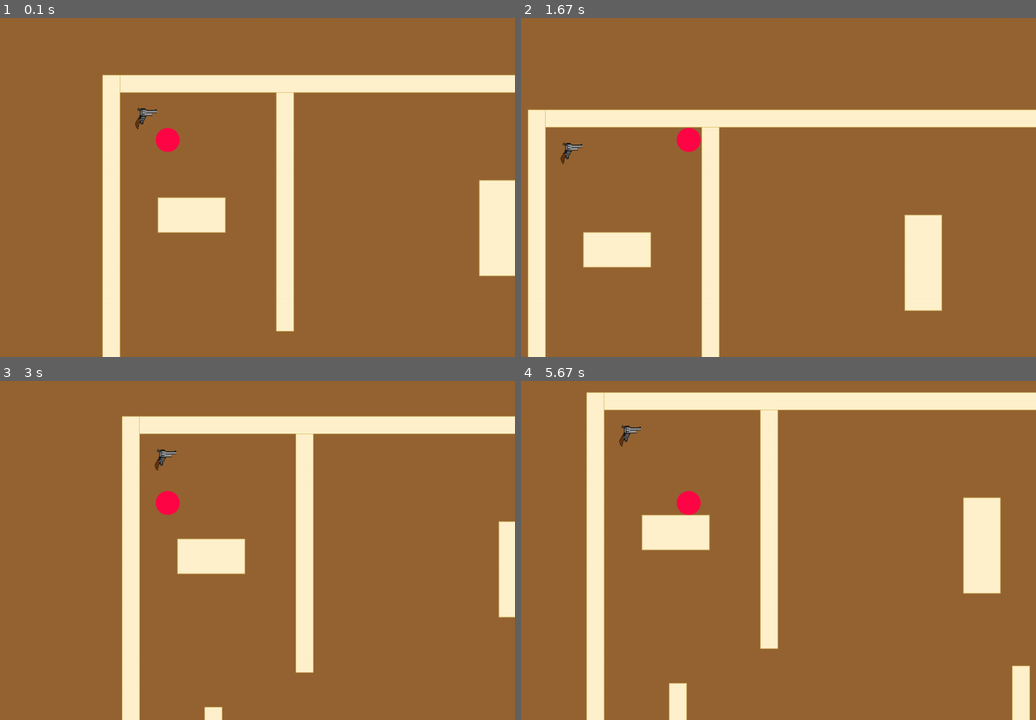
Above: before the commit, frames 1-4 (two rows, left to right).
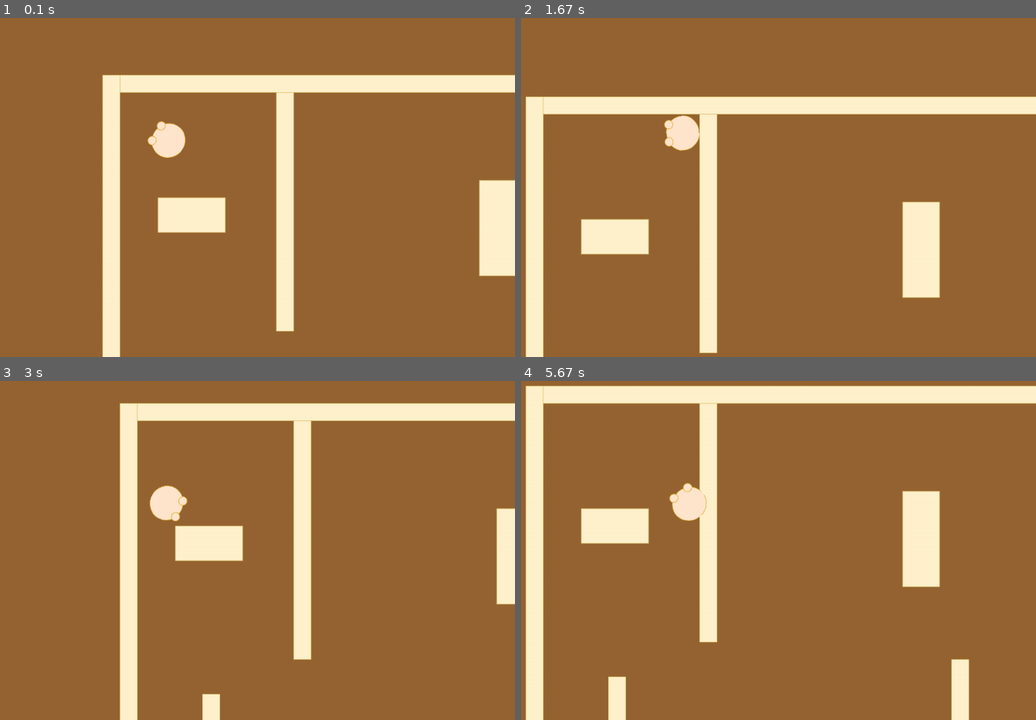
Above: after the commit, the same moments.

Repository: easonoob/pygame-monster-battle
Game: pygame game, started from main.py
Two runs of this game, one before a commit and one after it. Both use one fixed random seed, a clock stepped at 60 frames per second and the inputs below.
Inputs (mouse positions are in pixels of both pictures, inside the frame that each line leads up to):
- Up to frame 1 (0.1 s): no input
- Up to frame 2 (1.67 s): hold F 0.33-0.8 s; hold D 0.33-0.8 s; move the mouse to (665, 160) at 0.37 s; hold D 0.83-1.3 s; move the mouse to (912, 129) at 0.87 s; hold W 1.33-1.63 s; move the mouse to (521, 143) at 1.37 s
- Up to frame 3 (3 s): hold D 1.67-2.13 s; move the mouse to (outside the picture) at 1.7 s; hold A 2.17-2.7 s; move the mouse to (outside the picture) at 2.2 s; hold S from 2.73 s (still down); move the mouse to (247, 540) at 2.77 s
- Up to frame 4 (5.67 s): release S at 3.03 s; hold A 3.07-3.47 s; move the mouse to (outside the picture) at 3.1 s; hold W 3.5-3.87 s; move the mouse to (outside the picture) at 3.53 s; hold D 3.9-4.53 s; move the mouse to (696, 547) at 3.93 s; hold S 4.57-4.93 s; move the mouse to (665, 428) at 4.6 s; hold A 4.97-5.43 s; move the mouse to (866, 570) at 5 s; hold D from 5.47 s (still down); move the mouse to (outside the picture) at 5.5 s

The runs differ from the first frame. In frame 1, 0.7% of the frame differs, in the area x 26-36%, y 26-42%; in frame 2, 12%; in frame 3, 10%; in frame 4, 24%, in the area x 0-100%, y 1-100%.

Commit message:
added weapons

Diff:
--- a/main.py
+++ b/main.py
@@ -16,8 +16,8 @@
     clock = pygame.time.Clock()
 
     # Initialize game components
-    player = Player(screen, 50, 50, 'player.png')
-    weapons = WeaponGroup(screen)
+    player = Player(screen, 150, 150, 'player_fists1.png')
+    weapons = WeaponGroup(screen, screen_width*2, screen_height*2)
     obstacles = ObstacleGroup(screen, 'obstacles.png')
 
     # Game loop
@@ -27,8 +27,9 @@
             if event.type == pygame.QUIT:
                 running = False
 
-        # Update game components
-        player.update(pygame.key.get_pressed(), obstacles)
+        keys = pygame.key.get_pressed()
+        player.update(keys, obstacles, weapons)
+
         weapons.update()
         obstacles.update()
 
@@ -38,8 +39,9 @@
 
         # Draw everything relative to the offset
         obstacles.draw(offset_x, offset_y)
+        weapons.draw(offset_x, offset_y)
+        player.update_direction(obstacles, offset_x, offset_y)
         player.draw(offset_x, offset_y)
-        weapons.draw(offset_x, offset_y)
 
         pygame.display.flip()
         clock.tick(100)
--- a/src/player.py
+++ b/src/player.py
@@ -1,19 +1,24 @@
 import pygame
 import os
+import math
 
 class Player(pygame.sprite.Sprite):
     def __init__(self, screen, x, y, image_file):
         super().__init__()
         self.screen = screen
-        self.image = pygame.image.load(os.path.join('assets', image_file)).convert_alpha()
-        self.image = pygame.transform.scale(self.image, (80, 60))  # Scale down the image
+        self.base_image = pygame.image.load(os.path.join('assets', image_file)).convert_alpha()
+        self.base_image = pygame.transform.scale(self.base_image, (80, 80))  # Scale down the image
+        self.weapon_image = pygame.image.load(os.path.join('assets', 'player_weapon.png')).convert_alpha()
+        self.weapon_image = pygame.transform.scale(self.weapon_image, (80, 140))  # Scale down the image
+        self.image = self.base_image
+        self.original_image = self.image
         self.rect = self.image.get_rect(center=(x, y))
-        self.rect.x += 100
-        self.rect.y += 100
         self.mask = pygame.mask.from_surface(self.image)  # Create a mask for the player
         self.alive = True
+        self.weapon = None
+        self.center_offset = 20
 
-    def update(self, keys, obstacles):
+    def update(self, keys, obstacles, weapons):
         original_rect = self.rect.copy()  # Store the original position
         speed = 5
         if keys[pygame.K_w]:
@@ -29,6 +34,34 @@
             self.rect.x += speed
             original_rect = self.check_collision(obstacles, original_rect)
 
+        # Check for weapon pickup
+        if keys[pygame.K_f]:
+            for weapon in weapons.weapons:
+                if pygame.sprite.collide_rect(self, weapon):
+                    self.weapon = weapon
+                    weapons.weapons.remove(weapon)
+                    self.image = self.weapon_image
+                    self.mask = pygame.mask.from_surface(self.image)
+                    self.original_image = self.weapon_image
+                    break
+
+    def update_direction(self, obstacles, offset_x, offset_y):
+        original_rect = self.rect.copy()  # Store the original position
+        mouse_x, mouse_y = pygame.mouse.get_pos()
+
+        # Calculate the angle to the mouse
+        dx = mouse_x - self.rect.centerx - offset_x
+        dy = mouse_y - self.rect.centery - offset_y
+        angle = math.degrees(math.atan2(-dy, dx)) - 90  # atan2 returns angle in radians
+        print(dx, dy, angle)
+        # Rotate the image
+        self.image = pygame.transform.rotate(self.original_image, angle)
+        self.rect = self.image.get_rect(center=self.rect.center)
+        original_rect = self.check_collision(obstacles, original_rect)
+
+        # Adjust the center downwards
+        # self.rect.centery += self.center_offset if self.weapon is not None else 0
+
     def check_collision(self, obstacles, original_rect):
         if pygame.sprite.collide_mask(self, obstacles.obstacle_map):
             self.rect = original_rect
--- a/src/weapons.py
+++ b/src/weapons.py
@@ -1,28 +1,81 @@
 import pygame
 import os
+import random
+import math
+
+class Bullet(pygame.sprite.Sprite):
+    def __init__(self, screen, start_x, start_y, target_pos):
+        super().__init__()
+        self.screen = screen
+        self.image = pygame.Surface((5, 5))  # Small bullet
+        self.image.fill((255, 255, 255))  # White color
+        self.rect = self.image.get_rect(center=(start_x, start_y))
+        self.speed = 10  # Pixels per frame
+
+        # Calculate trajectory
+        x_diff = target_pos[0] - start_x
+        y_diff = target_pos[1] - start_y
+        distance = math.hypot(x_diff, y_diff)
+        self.dx = self.speed * x_diff / distance
+        self.dy = self.speed * y_diff / distance
+
+    def update(self):
+        # Move bullet
+        self.rect.x += self.dx
+        self.rect.y += self.dy
+
+        # Remove bullet if it goes off screen
+        if (self.rect.x < 0 or self.rect.x > self.screen.get_width() or
+                self.rect.y < 0 or self.rect.y > self.screen.get_height()):
+            self.kill()
+
+    def draw(self, offset_x, offset_y):
+        self.screen.blit(self.image, (self.rect.x + offset_x, self.rect.y + offset_y))
 
 class Weapon(pygame.sprite.Sprite):
     def __init__(self, screen, x, y):
         super().__init__()
         self.screen = screen
         self.image = pygame.image.load(os.path.join('assets', 'weapon.png')).convert_alpha()
-        self.image = pygame.transform.scale(self.image, (50, 50))
+        self.image = pygame.transform.scale(self.image, (70, 50))
         self.rect = self.image.get_rect(center=(x, y))
+        self.shooting = False
+        self.last_shot_time = 0
+
+    def update(self, player_pos, mouse_pos):
+        # Calculate angle to point towards the mouse
+        x_diff = mouse_pos[0] - player_pos[0]
+        y_diff = mouse_pos[1] - player_pos[1]
+        angle = math.degrees(math.atan2(-y_diff, x_diff))
+        self.image = pygame.transform.rotate(self.original_image, -angle)
+        self.rect = self.image.get_rect(center=self.rect.center)
+
+        # Position the weapon in front of the player
+        distance_from_player = 40  # adjust this value as needed
+        self.rect.centerx = player_pos[0] + distance_from_player * math.cos(math.radians(angle))
+        self.rect.centery = player_pos[1] - distance_from_player * math.sin(math.radians(angle))
+
+    def draw(self, offset_x, offset_y):
+        self.screen.blit(self.image, (self.rect.x + offset_x, self.rect.y + offset_y))
+
+    def shoot(self, bullets, mouse_pos):
+        now = pygame.time.get_ticks()
+        if now - self.last_shot_time > 500:  # 500 ms between shots
+            self.last_shot_time = now
+            # Create a bullet heading towards the mouse position
+            bullets.add(Bullet(self.screen, self.rect.centerx, self.rect.centery, mouse_pos))
+
+class WeaponGroup:
+    def __init__(self, screen, map_width, map_height, num_weapons=5):
+        self.weapons = pygame.sprite.Group()
+        for _ in range(num_weapons):
+            x = random.randint(0, map_width - 20)
+            y = random.randint(0, map_height - 20)
+            self.weapons.add(Weapon(screen, x, y))
 
     def update(self):
         pass
 
-    def draw(self):
-        self.screen.blit(self.image, self.rect)
-
-class WeaponGroup:
-    def __init__(self, screen):
-        self.weapons = [Weapon(screen, 100, 100) for _ in range(3)]
-
-    def update(self):
-        for weapon in self.weapons:
-            weapon.update()
-
     def draw(self, offset_x, offset_y):
         for weapon in self.weapons:
             weapon.screen.blit(weapon.image, (weapon.rect.x + offset_x, weapon.rect.y + offset_y))
Binary file added: assets/player_body.png
Binary file added: assets/player_fists1.png
Binary file added: assets/player_fists2.png
Binary file added: assets/player_fists3.png
Binary file added: assets/player_weapon.png
